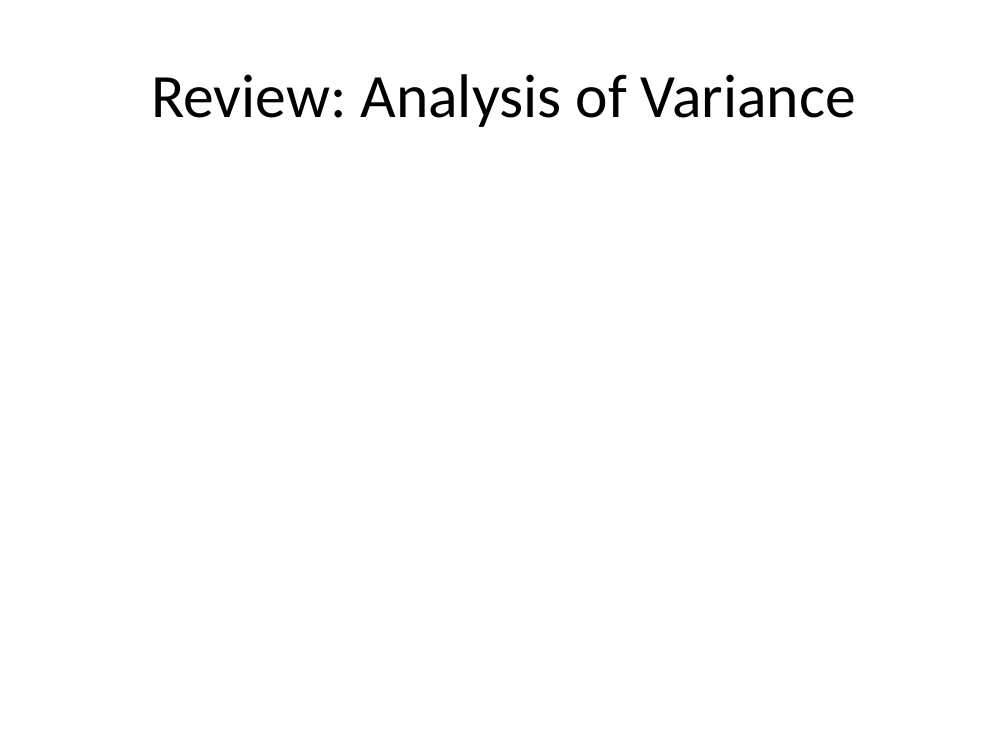
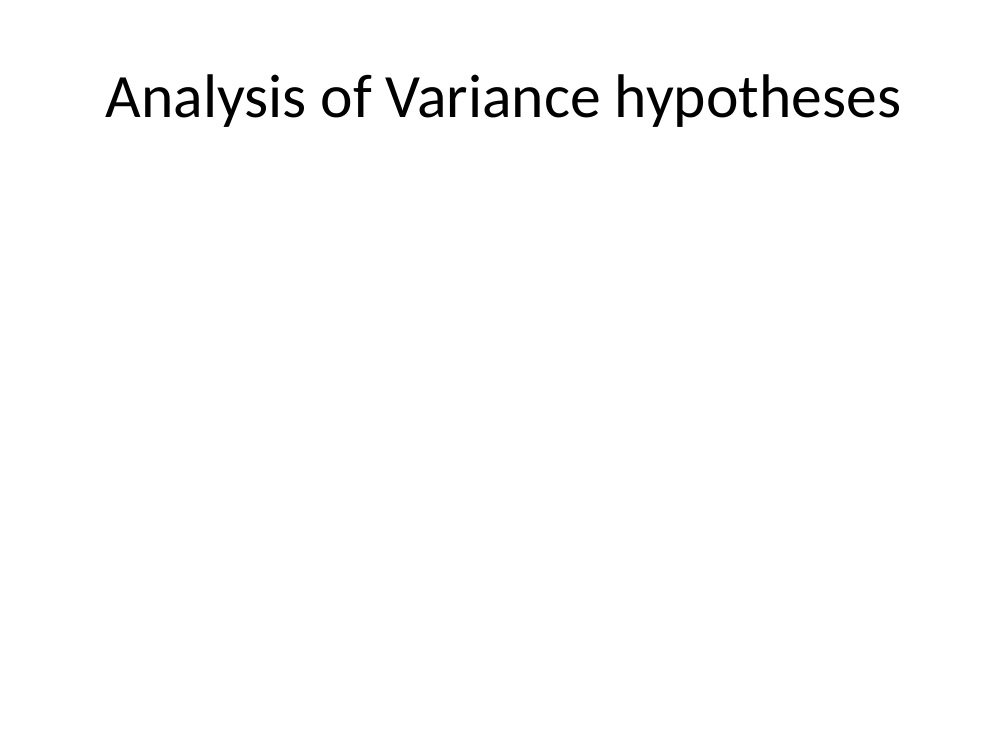
Before and after one commit to pmean/papers-and-presentations, a slide deck: slide 9 of anom/anom-talk.pptx (slide 3 before the commit). Drawn at 1008x756 pixels with LibreOffice and Linux fonts; fonts in the diff are those of the drawing. Boxes give left, top, right and bottom in pixels: in the first picture for what was removed or moved away, otherwise in the second. Text is boxed around its words. In the diff, an @@ line names an element or a change of style, - is before the commit and + after.

```diff
--- a/anom/anom-talk.pptx
+++ b/anom/anom-talk.pptx
@@ title at <box>106,74,901,127</box>: text changed @@
-Review: Analysis of Variance
+Analysis of Variance hypotheses
```
Also in this commit, not shown: 1 other slide changed, 7 slides added, 3 slides removed, 9 other files.
